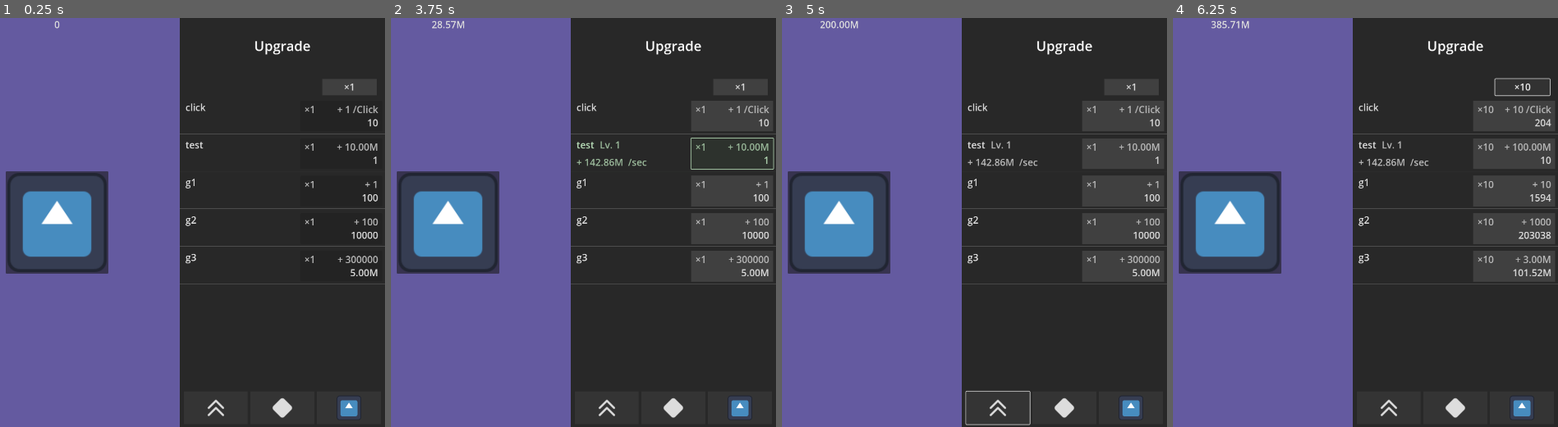
Above: before the commit, frames 1-4 (left to right).
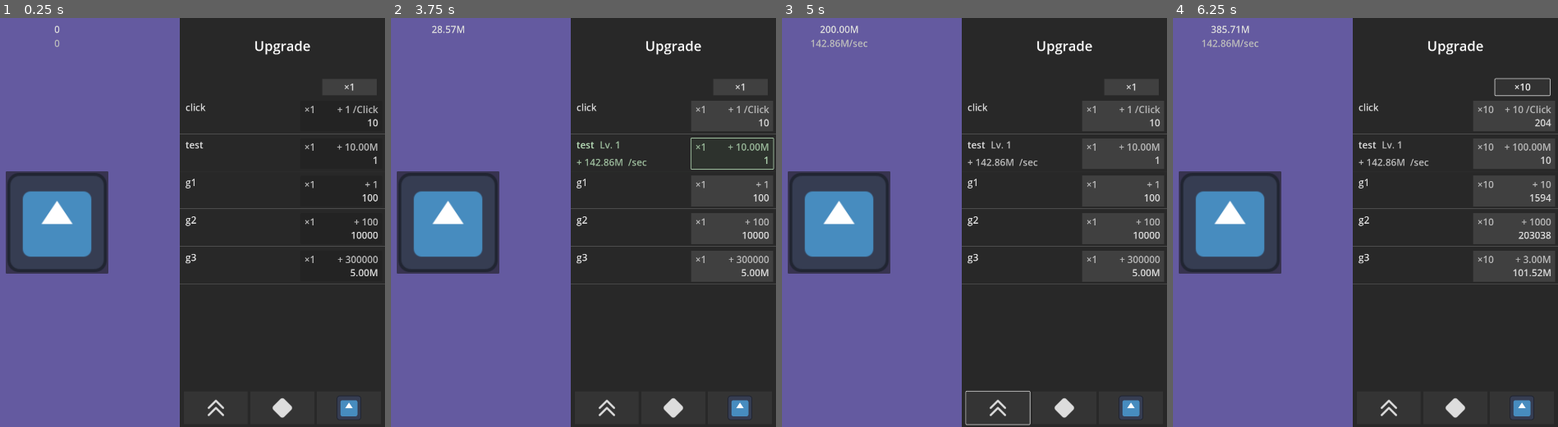
Above: after the commit, the same moments.

Repository: rwajm/godot-clicker
Game: Godot game, scene res://scenes/main.tscn
Two runs of this game, one before a commit and one after it. Both use one fixed random seed, a clock stepped at 60 frames per second and the inputs below. The engine's default icon, where the game draws it, is replaced by a stand-in: a white triangle on a blue panel in a dark square.
Inputs (mouse positions are in pixels of both pictures, inside the frame that each line leads up to):
- Up to frame 1 (0.25 s): no input
- Up to frame 2 (3.75 s): click (448, 222) at 0.5 s; click "×1" at 1.25 s; click "×10" at 2 s; click "×100" at 2.75 s; click (733, 152) at 3.5 s
- Up to frame 3 (5 s): click (997, 406) at 4.27 s
- Up to frame 4 (6.25 s): click (1230, 222) at 5 s; click "×1" at 5.75 s

The runs differ from the first frame. In frame 1, less than 0.1% of the frame differs, in the area x 14-16%, y 0-8%; in frame 2, 0.1%; in frame 3, 0.3%, in the area x 7-23%, y 0-8%; in frame 4, 0.3%.

Commit message:
초당 수입 표시
초당 수입 산출 기능 구현해 두었으나 완성하지 않았던 것 해결

Diff:
--- a/scenes/main.tscn
+++ b/scenes/main.tscn
@@ -1,8 +1,9 @@
-[gd_scene load_steps=14 format=3 uid="uid://cqxtc6fkyicnd"]
+[gd_scene load_steps=15 format=3 uid="uid://cqxtc6fkyicnd"]
 
 [ext_resource type="PackedScene" uid="uid://bcdj31cplynon" path="res://scenes/clicker_button.tscn" id="1_o5qli"]
 [ext_resource type="Script" uid="uid://dqniknguuup5k" path="res://scripts/ui/main.gd" id="1_tbgi4"]
 [ext_resource type="LabelSettings" uid="uid://b64bdumv2qjo3" path="res://assets/label_settings_title.tres" id="2_sugp2"]
+[ext_resource type="LabelSettings" uid="uid://cmcjc36abu7hj" path="res://assets/label_settings_description.tres" id="3_85g3d"]
 [ext_resource type="PackedScene" uid="uid://ggpc7opdy8l6" path="res://scenes/sidemenu_generator.tscn" id="4_jyhfs"]
 [ext_resource type="StyleBox" uid="uid://cb6vdwcly8a7y" path="res://assets/style_box_flat_panel.tres" id="4_tefeu"]
 [ext_resource type="Texture2D" uid="uid://b7ks2sc0w81nh" path="res://icon.svg" id="6_tefeu"]
@@ -57,11 +58,25 @@
 anchor_left = 0.5
 anchor_right = 0.5
 offset_left = -8.0
+offset_top = 14.0
 offset_right = 8.0
-offset_bottom = 39.0
+offset_bottom = 53.0
 grow_horizontal = 2
 text = "0"
 label_settings = ExtResource("2_sugp2")
+
+[node name="IncomeLabel" type="Label" parent="ClickerControl"]
+layout_mode = 1
+anchors_preset = 5
+anchor_left = 0.5
+anchor_right = 0.5
+offset_left = -8.0
+offset_top = 55.0
+offset_right = 8.0
+offset_bottom = 94.0
+grow_horizontal = 2
+text = "0"
+label_settings = ExtResource("3_85g3d")
 
 [node name="ClickerButton" parent="ClickerControl" instance=ExtResource("1_o5qli")]
 layout_mode = 1
--- a/scripts/ui/main.gd
+++ b/scripts/ui/main.gd
@@ -1,15 +1,23 @@
 extends Control
 
 @onready var score_label = $ClickerControl/ScoreLabel
-@onready var income_label = $ClickerControl/ScoreLabel #추가예정
+@onready var income_label = $ClickerControl/IncomeLabel
 
+var update_timer : Timer
 var click_feedback_scene = preload("res://scenes/click_feedback.tscn")
 
 func _ready():
+	update_timer = Timer.new()
+	update_timer.wait_time = 1.0
+	update_timer.timeout.connect(_update_income_display)
+	update_timer.autostart = true
+	add_child(update_timer)
+
 	EventBus.money_changed.connect(_on_money_changed)
 	EventBus.mine_clicked.connect(_on_mine_clicked)
 
 	_update_score_display()
+
 
 func _on_mine_clicked(amount: float):
 	_show_click_feedback(amount)
